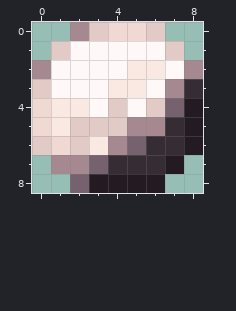
Edited in one commit: pixel-art sprite (Content/Menus/CelestialBodies/Eris.png). The picture above is the old version.
The file is 18x18 pixels, drawn in blocks of 2x2; one block is one cell here. Colours within 5 levels of each other are drawn and written as one.
After:
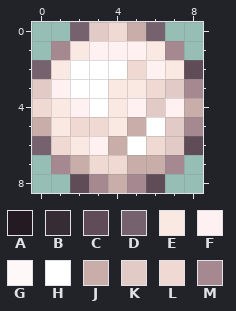
Palette (. is transparent): A #231b21  B #362c34  C #5f4c57  D #76616e  E #fae8e3  F #fff1f1  G #fff8f8  H #ffffff  J #c9ada9  K #e2cac7  L #f0d9d3  M #a58890
Log entry: Replace Eris and Luna title sprites
Edits made:
Changed rows in their new state; - is an unchanged pixel.
first column x 0:
0 --D--JD--
1 -MEFFFEM-
2 DEHHHLFEC
3 -FHH--LKM
4 --FHEF-FJ
5 J-LLEJHKM
6 D-EFJHLKC
7 --JLLJJM-
8 --CMJMC--
Boxes around the changes in both pictures, in picture pixels (x1, y1, x2, y2):
changed: (32, 22, 203, 193)
